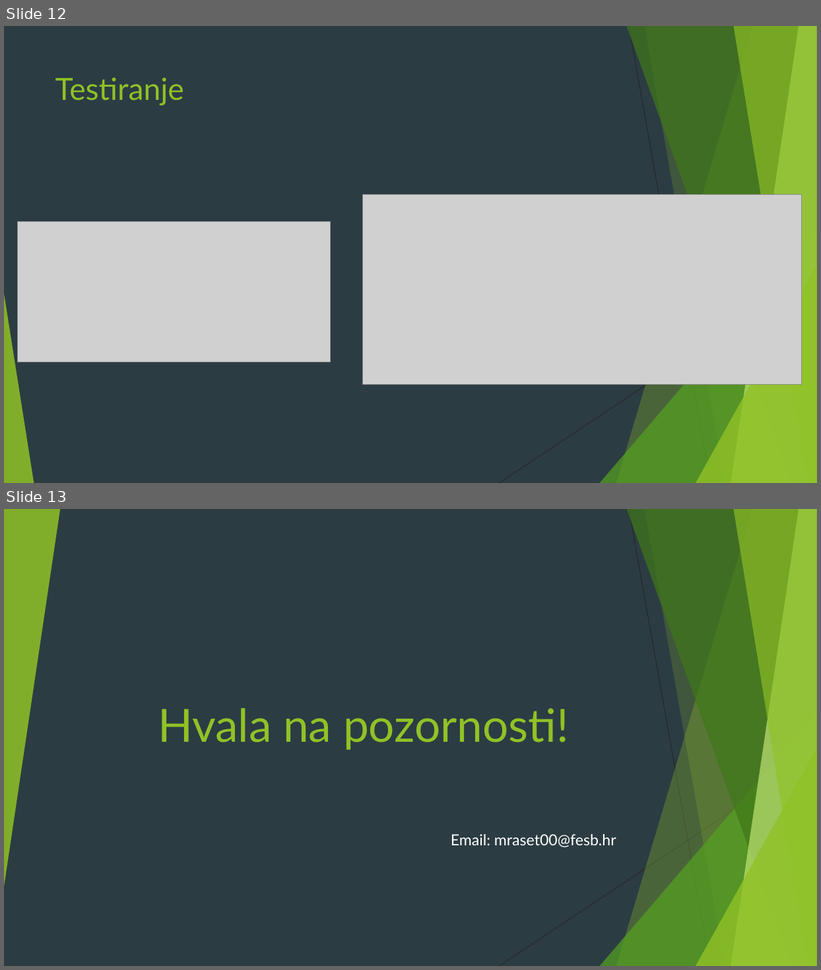
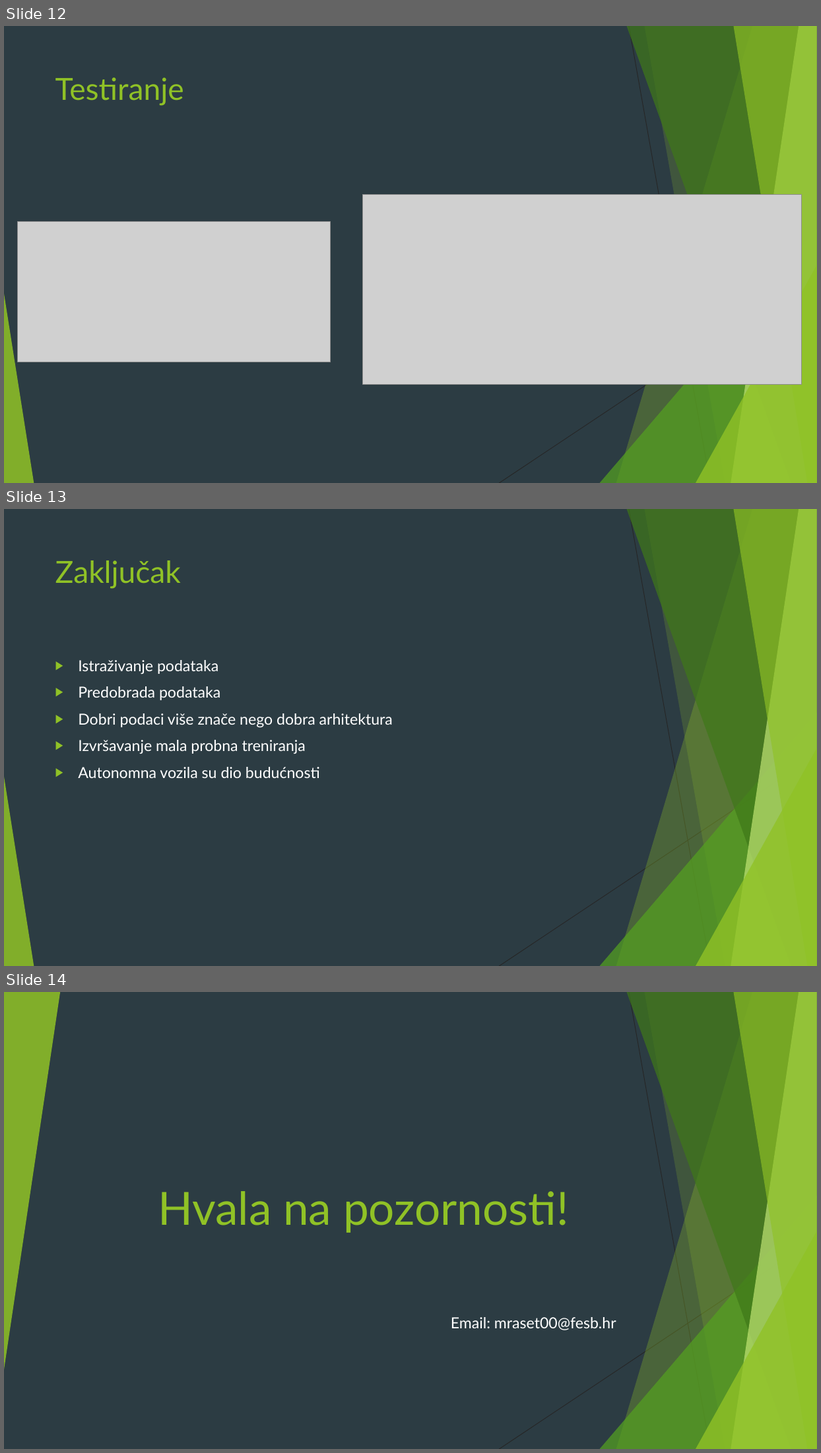
Before and after one commit to RKal-El/Diplomski, a slide deck: Diplmoski_Marko_Rasetina.pptx. Shown one above the other, each under a label of ours: slides 12 and 13 before the commit, slides 12, 13 and 14 after it. The pictures are 821x970 and 821x1453 pixels, drawn with LibreOffice and Linux fonts; fonts in the diff are those of the drawing; grey boxes stand for pictures. Boxes give left, top, right and bottom in pixels: in the first picture for what was removed or moved away, otherwise in the second. Text is boxed around its words. In the diff, an @@ line names an element or a change of style, - is before the commit and + after.

Commit message:
Dodan zakljucak u prez

```diff
--- a/Diplmoski_Marko_Rasetina.pptx
+++ b/Diplmoski_Marko_Rasetina.pptx
@@ slide 13 added at (4,509,817,966), background #2C3C43; not listed: 10 template elements that a slide beside it also shows @@
@@ title added at (55,560,181,589), 36 pt, text #90C226 @@
+Zaključak
@@ text added at (78,660,393,778), 18 pt, text #FFFFFF @@
+▶ Istraživanje podataka
+▶ Predobrada podataka
+▶ Dobri podaci više znače nego dobra arhitektura
+▶ Izvršavanje mala probna treniranja
+▶ Autonomna vozila su dio budućnosti
@@ what was slide 13 is now slide 14 @@
```
